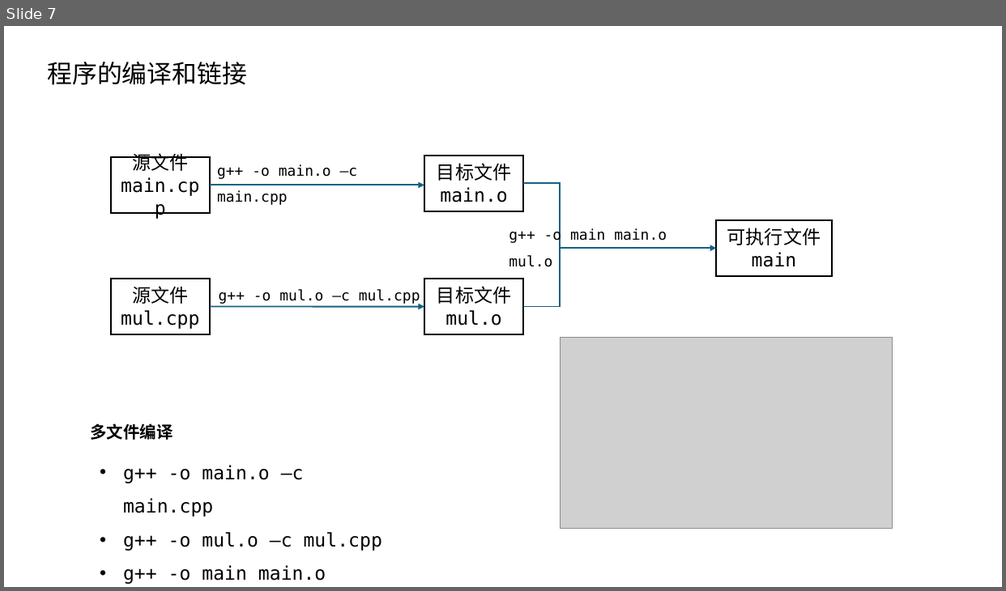
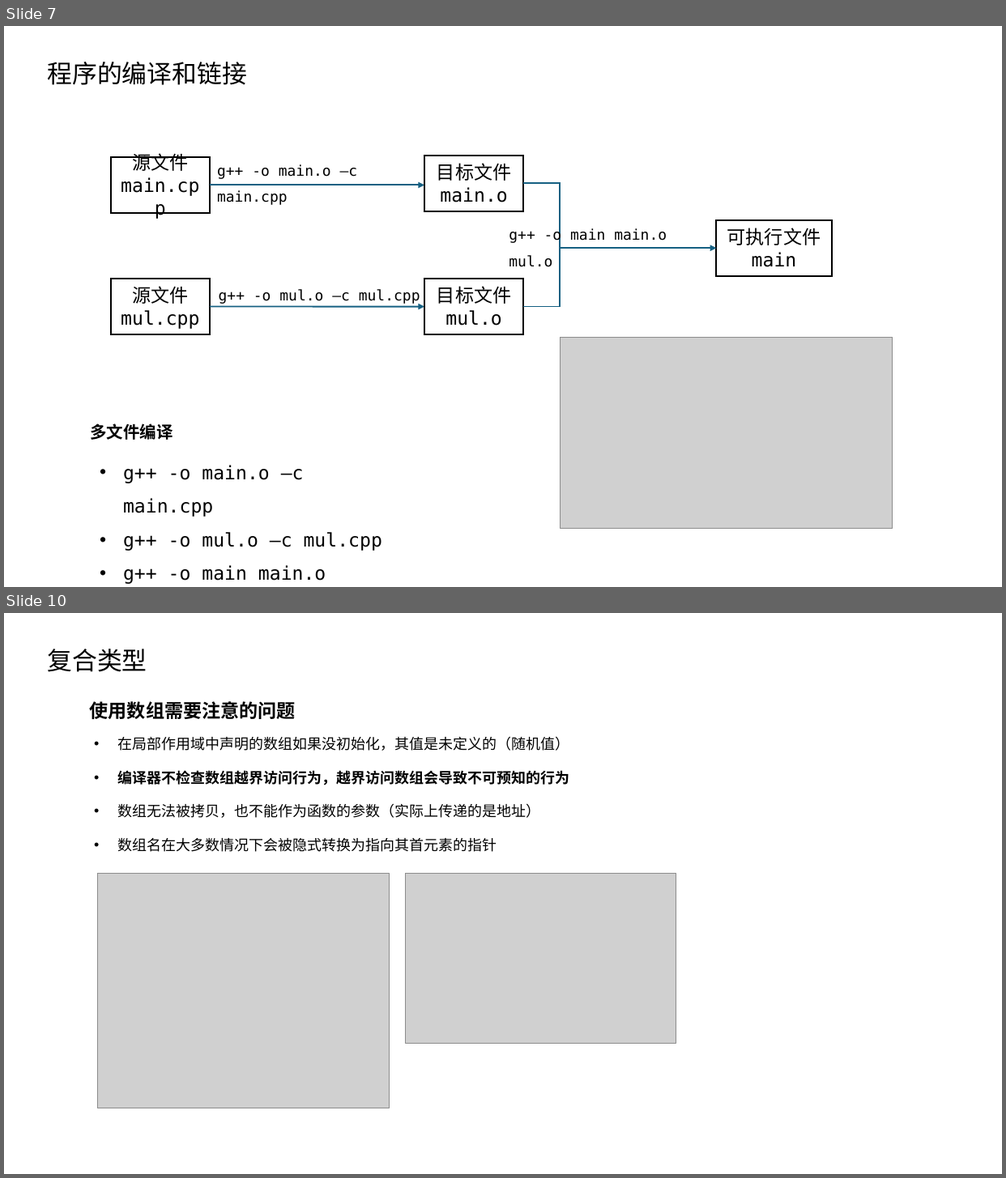
Before and after one commit to gbvo/blackpole, a slide deck: cpp_share.pptx. Shown one above the other, each under a label of ours: slide 7 before the commit, slides 7 and 10 after it; the slides between them are not shown. The pictures are 1006x591 and 1006x1178 pixels, drawn with LibreOffice and Linux fonts; fonts in the diff are those of the drawing; grey boxes stand for pictures. Boxes give left, top, right and bottom in pixels: in the first picture for what was removed or moved away, otherwise in the second. Text is boxed around its words. In the diff, an @@ line names an element or a change of style, - is before the commit and + after.

```diff
--- a/cpp_share.pptx
+++ b/cpp_share.pptx
@@ slide 10 added at (4,613,1002,1174), background #FFFFFF @@
@@ text added at (47,649,147,672), 24 pt, text #000000 @@
+复合类型
@@ text added at (90,701,296,719), 18 pt, text #000000, bold @@
+使用数组需要注意的问题
@@ text added at (117,736,569,751), 14 pt, text #000000 @@
+• 在局部作用域中声明的数组如果没初始化，其值是未定义的（随机值）
@@ text added at (117,770,569,786), 14 pt, text #000000, bold @@
+• 编译器不检查数组越界访问行为，越界访问数组会导致不可预知的行为
@@ text added at (117,803,540,818), 14 pt, text #000000 @@
+• 数组无法被拷贝，也不能作为函数的参数（实际上传递的是地址）
@@ text added at (117,838,496,852), 14 pt, text #000000 @@
+• 数组名在大多数情况下会被隐式转换为指向其首元素的指针
@@ picture added at (97,874,389,1109) @@
@@ picture added at (406,874,677,1043) @@
```
Also in this commit, not shown: 1 slide changed, 2 other slides added.
